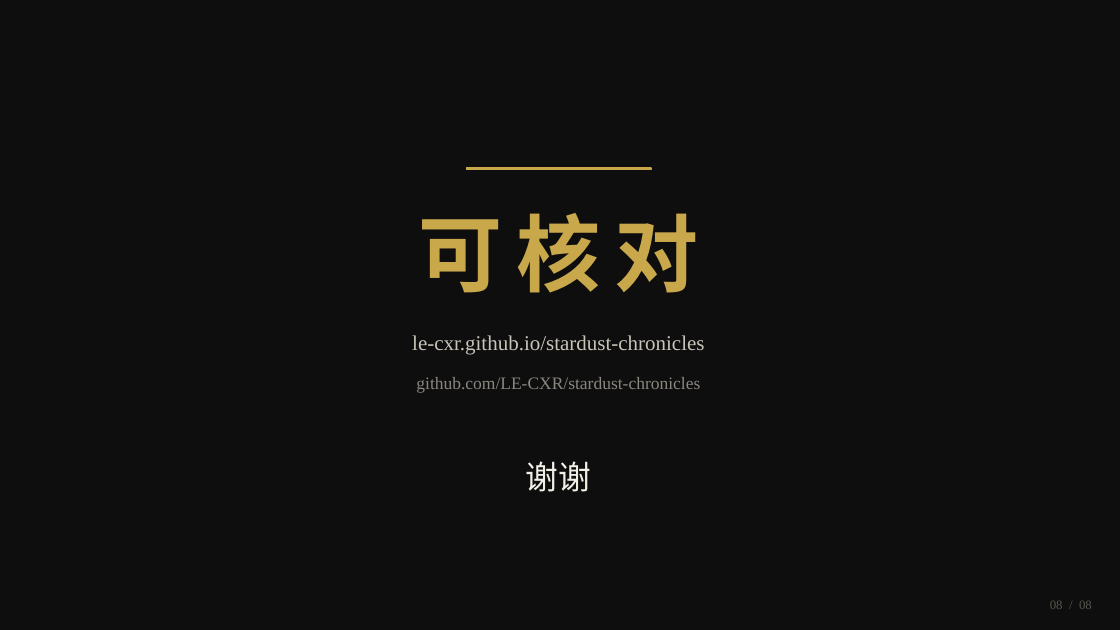
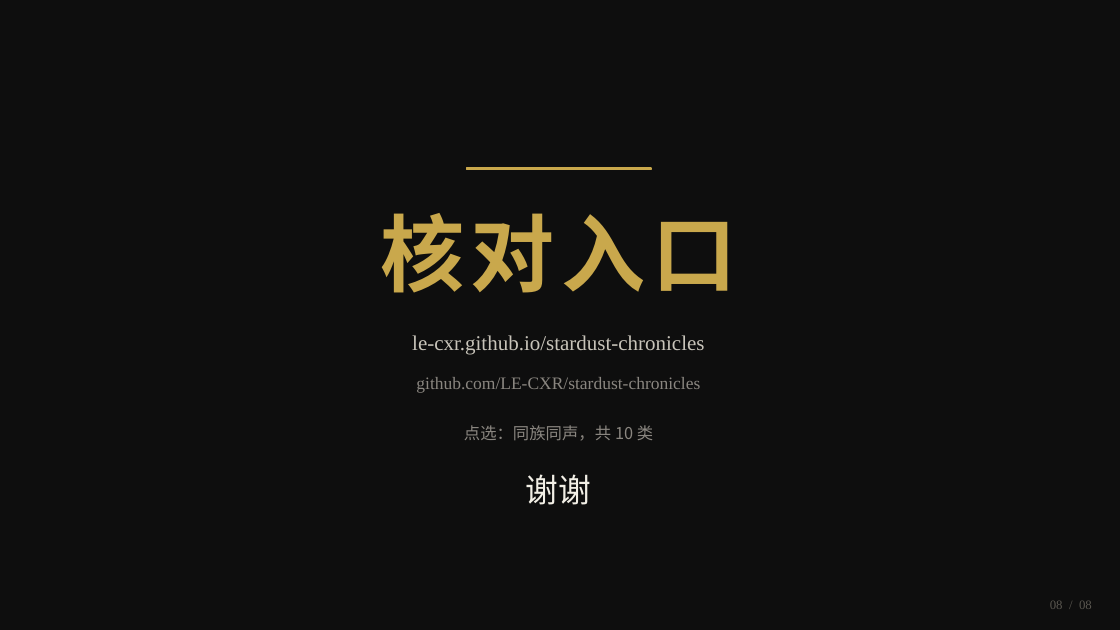
Before and after one commit to LE-CXR/stardust-chronicles, a slide deck: slide 8 of docs/jury/stardust-jury.pptx. Drawn at 1120x630 pixels with LibreOffice and Linux fonts; fonts in the diff are those of the drawing. Boxes give left, top, right and bottom in pixels: in the first picture for what was removed or moved away, otherwise in the second. Text is boxed around its words. In the diff, an @@ line names an element or a change of style, - is before the commit and + after.

Commit message:
jury: de-AI copy pass — category badges, 10-class select tip
Tighten slogans, fix close-page garbled thanks, align Na/Au/Og as category reps.

```diff
--- a/docs/jury/stardust-jury.pptx
+++ b/docs/jury/stardust-jury.pptx
@@ text at [380, 213, 737, 293]: text changed @@
-可核对
+核对入口
@@ text added at [464, 425, 653, 441], 14 pt, text #8A8680 @@
+点选：同族同声，共 10 类
@@ text "谢谢": place and size @@
-text "谢谢" at [526, 461, 591, 492]
+text "谢谢" at [526, 474, 591, 505]
```
Also in this commit, not shown: 5 other slides changed.
